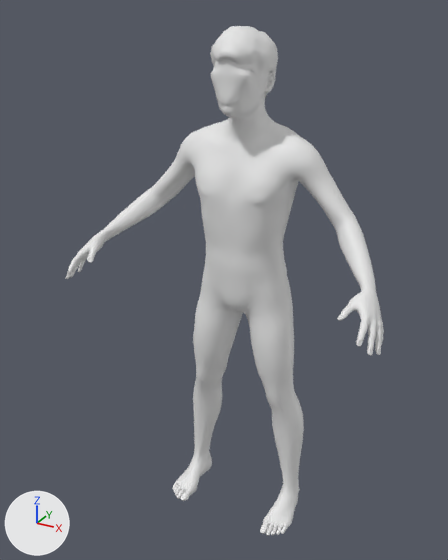
The glTF model layout/assets/bodies/firstlove19.glb as it was, and as the next commit left it.
One viewpoint serves both versions: a camera (50 mm lens) standing at (0.912, -1.848, 1.847) and looking at (-0.044, -0.109, 0.978). Arrows for +X, +Y and +Z are at lower left; the lights stay in place. The picture after the commit comes second.

Objects in the first picture: 'body', 'hair_short'.
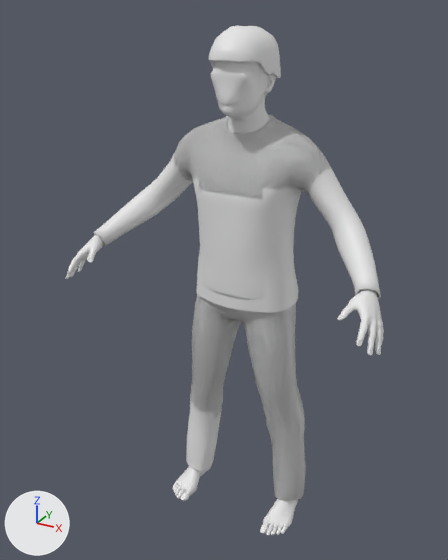
Pixel boxes (x1, y1, x2, y2) of what changed, in the pictures (448 x 560 px):
'garment_short', added: after (190, 175, 306, 501)
'garment_long', added: after (94, 114, 381, 469)
'hair_fl', added: after (209, 26, 281, 79)
'body', unchanged, covered by the edit: before (65, 60, 384, 536); after (65, 61, 384, 536)
'hair_short', unchanged, covered by the edit: before (210, 26, 278, 98); after (213, 26, 268, 98)

Patch to the scene script:
```diff
--- a/layout/assets/bodies/firstlove19.glb.py
+++ b/layout/assets/bodies/firstlove19.glb.py
@@ me_base_002 @@
+me_base_002.from_pydata(...)  # 814 vertices, 1624 faces; spans x -0.103..0.103, y -0.192..0.071, z 1.631..1.798
@@ me_male_casualsuit04 @@
+me_male_casualsuit04.from_pydata(...)  # 1696 vertices, 3240 faces; spans x -0.28..0.28, y -0.164..0.109, z 0.067..1.53
@@ me_male_casualsuit02 @@
+me_male_casualsuit02.from_pydata(...)  # 2136 vertices, 4120 faces; spans x -0.525..0.525, y -0.243..0.126, z 0.068..1.53
@@ ob_hair_fl @@
+ob_hair_fl = bpy.data.objects.new('hair_fl', me_base_002)
+ob_hair_fl.location = (0.0, 0.0, 0.0)
@@ ob_garment_short @@
+ob_garment_short = bpy.data.objects.new('garment_short', me_male_casualsuit04)
+ob_garment_short.location = (0.0, 0.0, 0.0)
@@ ob_garment_long @@
+ob_garment_long = bpy.data.objects.new('garment_long', me_male_casualsuit02)
+ob_garment_long.location = (0.0, 0.0, 0.0)
```
